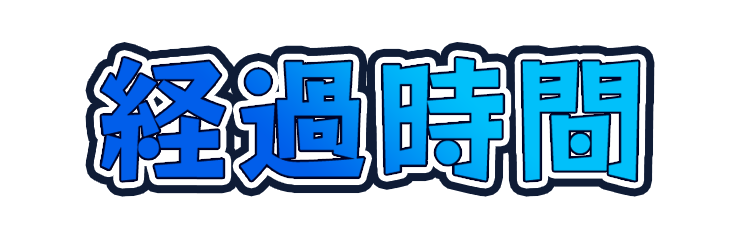
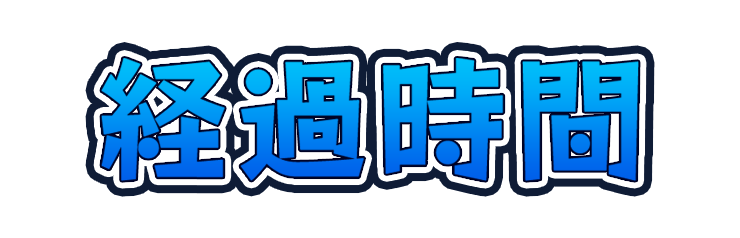
Before/after of a 740×238 layered artwork. What changed in the layer stack:
pixels changed over [left=101, top=58, right=638, bottom=181] (layer not identified)
